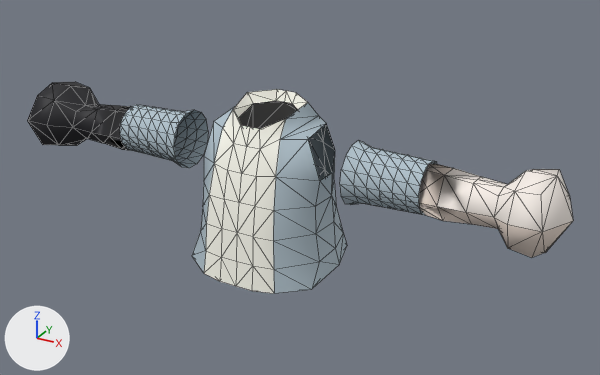
An edit to the glTF model assets/tshirt-arm.glb, drawn before and after from the same camera.
One viewpoint serves both versions: a camera (50 mm lens) standing at (9.01, -14.47, 16.61) and looking at (0.63, 0.77, 8.99). Every picture has the same lights, and +X, +Y and +Z are marked at lower left. The older version comes first. Mesh edges are drawn as thin lines. Vertices at exactly the same position are counted once.

The scene before the commit, as lines of its bpy script (objects in view):
```python
me_arm = bpy.data.meshes.new('arm')
me_arm.from_pydata(...)  # 98 vertices, 214 faces; spans x -6.71..6.71, y -0.57..1.37, z 8.96..10.58
# faces by material slot: [52, 57, 105]
me_arm.materials.append(mat_material__79)  # white #f9f0ea
me_arm.materials.append(mat_material__382)  # pale yellow #ecddd1
me_arm.materials.append(mat_tatouage)  # black #1d1d22
me_shirt = bpy.data.meshes.new('shirt')
me_shirt.from_pydata(...)  # 340 vertices, 610 faces; spans x -3.81..3.81, y -1.06..2.06, z 7.16..11.05
# faces by material slot: [76, 512, 22]
me_shirt.materials.append(mat_material__82)  # white #fefdf2
me_shirt.materials.append(mat_material__577)  # pale blue #b2c3cd
me_shirt.materials.append(mat_material__611)  # black #0b0b0b
ob_arm = bpy.data.objects.new('arm', me_arm)
ob_arm.location = (0.0, 0.0, 0.0)
ob_shirt = bpy.data.objects.new('shirt', me_shirt)
ob_shirt.location = (0.0, 0.0, 0.0)
```
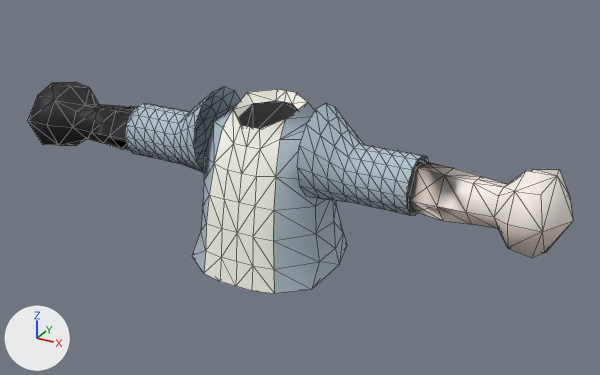
What differs and where, as boxes (x1, y1, x2, y2) in the pictures (600 x 375 px; the box of a moved part takes in the faces that stretch with it):
'shirt', reshaped
    before: (120, 89, 437, 293)
    after: (125, 86, 429, 293)
part 1 of me_shirt, moved or reshaped
    before: (120, 105, 208, 168)
    after: (125, 86, 240, 174)
part 2 of me_shirt, moved or reshaped
    before: (340, 141, 437, 215)
    after: (297, 104, 429, 216)

What the commit changed:
me_shirt is used by ob_shirt; location (0.0, 0.0, 0.0).
me_shirt had 340 vertices, 610 faces and spanned x -3.81..3.81, y -1.06..2.06, z 7.16..11.05.
me_shirt now has 396 vertices, 722 faces and spans x -3.59..3.59, y -1.06..2.06, z 7.16..11.12.
me_shirt part 1: 84 vertices moved from x -3.81..-2.68, y -0.15..1.06, z 9.18..10.36 to x -2.73..-1.3, y -0.58..1.5, z 9.09..11.12; 28 vertices removed from x -2.4..-2.12, y -0.24..1.16, z 9.09..10.45; 56 vertices added at x -3.59..-3.01, y -0.19..1.09, z 9.15..10.4.
me_shirt part 2: 112 vertices moved from x 2.12..3.81, y -0.24..1.16, z 9.09..10.45 to x 1.3..3.3, y -0.58..1.5, z 9.09..11.12; 28 vertices added at x 3.53..3.59, y -0.19..1.09, z 9.15..10.4.
